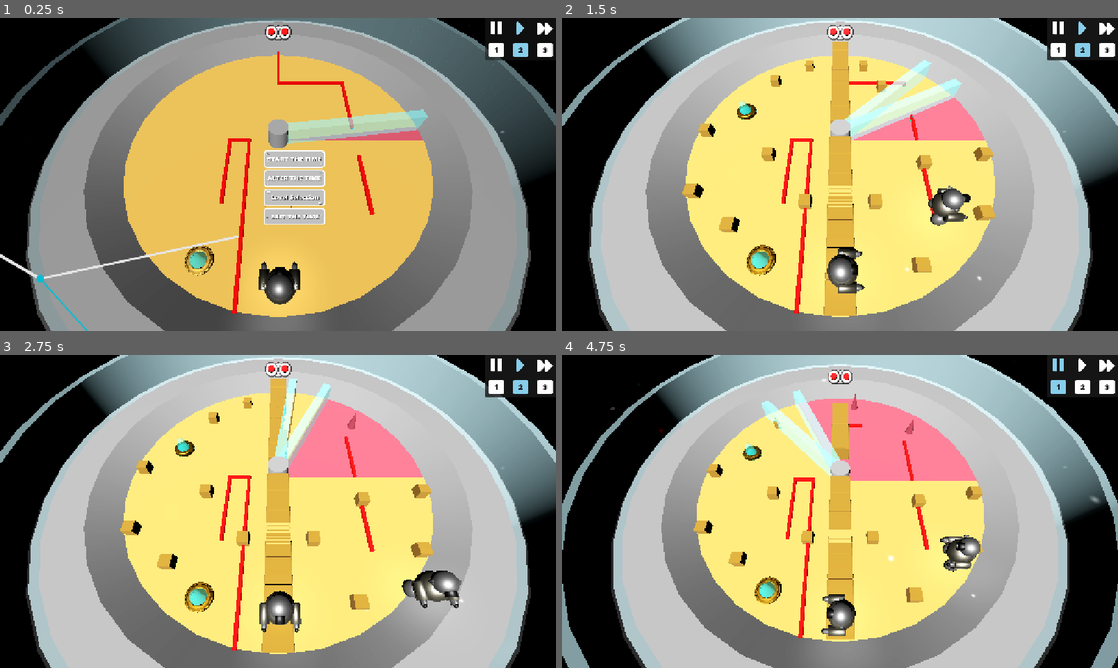
Above: before the commit, frames 1-4 (two rows, left to right).
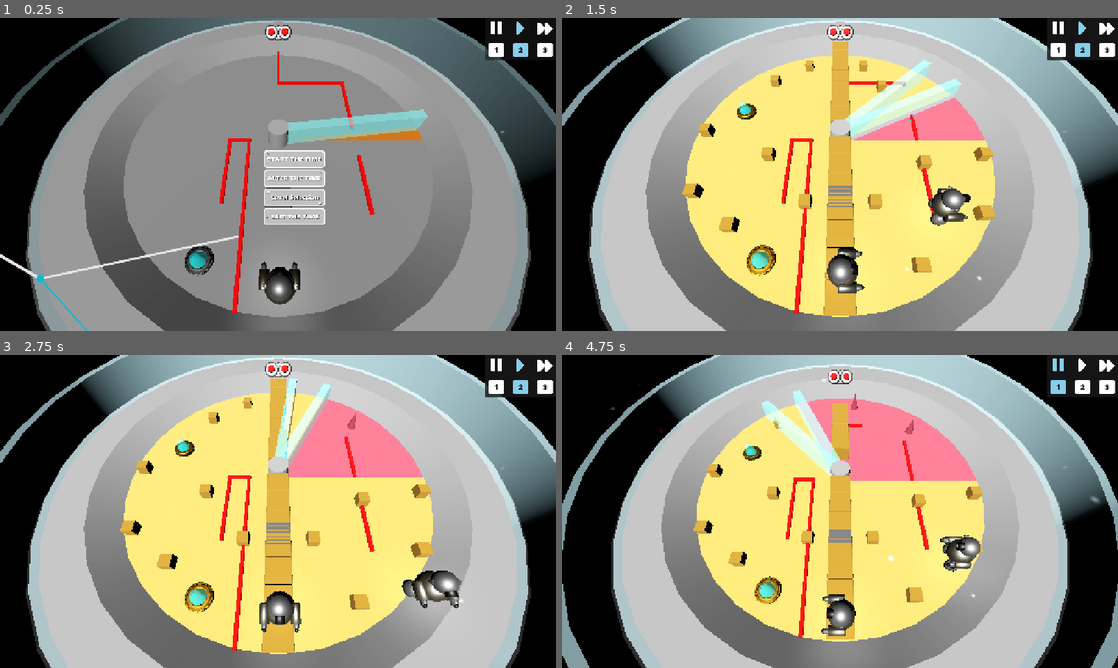
Above: after the commit, the same moments.

Repository: MisterIXI/gmtk25
Game: Godot game, scene res://scenes/levels/level_02.tscn
Two runs of this game, one before a commit and one after it. Both use one fixed random seed, a clock stepped at 60 frames per second and the inputs below. This scene is started directly instead of the project's main scene.
Inputs (mouse positions are in pixels of both pictures, inside the frame that each line leads up to):
- Up to frame 1 (0.25 s): no input
- Up to frame 2 (1.5 s): click (856, 158) at 0.5 s; tap Enter at 1.25 s; move the mouse to (962, 158) at 1.27 s; hold D (move_right) from 1.28 s (still down); hold E (interact) from 1.28 s (still down)
- Up to frame 3 (2.75 s): tap Space (jump) at 1.52, 2.27 s; move the mouse to (166, 527) at 2.02 s; release D (move_right) at 2.03 s; release E (interact) at 2.03 s; hold S (move_down) from 2.03 s (still down); tap E (interact) at 2.1 s
- Up to frame 4 (4.75 s): move the mouse to (895, 442) at 2.77 s; release S (move_down) at 2.78 s; hold D (move_right) 2.78-3.53 s; hold E (interact) 2.78-3.53 s; tap Mouse wheel up (zoom_in) at 2.85 s; move the mouse to (812, 574) at 3.52 s; hold W (move_up) 3.53-4.28 s; tap Mouse wheel down (zoom_out) at 3.6 s; tap Space (jump) at 3.77, 4.52 s; tap E (interact) at 3.8 s; move the mouse to (1006, 558) at 4.27 s; hold A (move_left) from 4.28 s (still down); hold E (interact) from 4.28 s (still down); tap 1 at 4.35 s

The runs differ from the first frame. In frame 1, 32% of the frame differs, in the area x 22-78%, y 11-96%; in frame 2, 0.2%; in frame 3, 0.2%; in frame 4, 0.2%.
Error in both runs: Invalid access to property or key 'activation_state_changed' on a base object of type 'null instance'. (res://scenes/Entities/Trigger_Door_Mechanic/trigger_doo…

Commit message:
level_04

Diff:
--- a/scenes/levels/level_02.tscn
+++ b/scenes/levels/level_02.tscn
@@ -21,6 +21,8 @@
 
 [node name="TimeWiper" parent="." node_paths=PackedStringArray("disks") instance=ExtResource("1_a3l5x")]
 disks = [NodePath("../Disk0"), NodePath("../Disk1"), NodePath("../Disk2"), NodePath("../Disk3")]
+colors = Array[Color]([Color(0.458824, 0.458824, 0.458824, 1), Color(0.748212, 0.389674, 0, 1), Color(0.453523, 0.131127, 1, 1), Color(3.65794e-06, 0.858525, 0.765585, 1), Color(1, 1, 1, 1)])
+object_colors = Array[Color]([Color(0.310617, 0.310617, 0.310617, 1), Color(0.470104, 0.235708, 1.44392e-07, 1), Color(0.301093, 0.000927672, 0.699477, 1), Color(5.10186e-06, 0.493463, 0.437663, 1), Color(0.347817, 0.347817, 0.347817, 1)])
 
 [node name="Disk0" parent="." instance=ExtResource("2_keemd")]
 
--- a/scenes/levels/level_03.tscn
+++ b/scenes/levels/level_03.tscn
@@ -15,6 +15,8 @@
 
 [node name="TimeWiper" parent="." node_paths=PackedStringArray("disks") instance=ExtResource("1_r8ojw")]
 disks = [NodePath("../Disk0"), NodePath("../Disk1"), NodePath("../Disk2")]
+colors = Array[Color]([Color(0.0941176, 0.784314, 0.215686, 1), Color(2.40654e-07, 0.45904, 0.565362, 1), Color(1, 0.467724, 0.544273, 1), Color(0.31161, 0.599529, 0.999995, 1), Color(0.388235, 0, 0.0352941, 1)])
+object_colors = Array[Color]([Color(0.0577807, 0.499544, 0.129227, 1), Color(0, 0.298851, 0.372041, 1), Color(0.646435, 0, 0.224135, 1), Color(0, 0.29435, 0.629931, 1), Color(0.260958, 7.21961e-07, 0.015664, 1)])
 
 [node name="Disk0" parent="." instance=ExtResource("2_1jnh5")]
 
--- /dev/null
+++ b/scenes/levels/level_04.tscn
@@ -0,0 +1,211 @@
+[gd_scene load_steps=13 format=3 uid="uid://diukqi3y4u8a5"]
+
+[ext_resource type="PackedScene" uid="uid://ckp18f4fg40ye" path="res://scenes/level_entities/special_entities/time_wiper.tscn" id="1_ypi4k"]
+[ext_resource type="PackedScene" uid="uid://7b1bpwywy5xq" path="res://scenes/level_entities/special_entities/level_disk.tscn" id="2_cw75u"]
+[ext_resource type="PackedScene" uid="uid://4pwh4u8tmwu8" path="res://scenes/Entities/portal/portal_base.tscn" id="3_gkpor"]
+[ext_resource type="PackedScene" uid="uid://c0f06ismxwadk" path="res://scenes/Entities/Trigger_Door_Mechanic/trigger_door_mechanic.tscn" id="4_a0uur"]
+[ext_resource type="PackedScene" uid="uid://cr4t270bjcvjj" path="res://scenes/level_entities/spike_decoration.tscn" id="5_gkpor"]
+[ext_resource type="PackedScene" uid="uid://dalxmm5xn4831" path="res://scenes/Entities/Camera/camera_game_scene.tscn" id="5_yy4na"]
+[ext_resource type="PackedScene" uid="uid://cs0rskk2e6xr5" path="res://scenes/Entities/Background/Skybox.tscn" id="6_07dqf"]
+[ext_resource type="PackedScene" uid="uid://ceyjhq5003btv" path="res://scenes/Entities/Player/player_main.tscn" id="6_a0uur"]
+[ext_resource type="PackedScene" uid="uid://75183rgob36g" path="res://scenes/level_entities/deco_sphere.tscn" id="7_yy4na"]
+[ext_resource type="PackedScene" uid="uid://di4hm0dac5sc5" path="res://scenes/level_entities/trigger_object.tscn" id="8_07dqf"]
+[ext_resource type="PackedScene" uid="uid://cu04utelbwhjk" path="res://scenes/level_entities/interacting_crate.tscn" id="9_07dqf"]
+[ext_resource type="PackedScene" uid="uid://bflp3dea0v8q4" path="res://scenes/level_entities/deco_cube.tscn" id="10_76vq8"]
+
+[node name="LevelPackage" type="Node3D"]
+
+[node name="TimeWiper" parent="." node_paths=PackedStringArray("disks") instance=ExtResource("1_ypi4k")]
+disks = [NodePath("../Disk0"), NodePath("../Disk1"), NodePath("../Disk2"), NodePath("../Disk3")]
+colors = Array[Color]([Color(0.929412, 1, 0.286275, 1), Color(0.819608, 1, 0.356863, 1), Color(1, 0.909804, 0.54902, 1), Color(1, 0.709804, 0.00392157, 1), Color(0.756863, 1, 0.188235, 1)])
+object_colors = Array[Color]([Color(0.490289, 0.53154, 9.62615e-07, 1), Color(0.451754, 0.576413, 1.92523e-06, 1), Color(0.598964, 0.504101, 0, 1), Color(0.611389, 0.427965, 6.73831e-07, 1), Color(0.396167, 0.53911, 0, 1)])
+
+[node name="Disk0" parent="." instance=ExtResource("2_cw75u")]
+
+[node name="Portal" parent="Disk0" node_paths=PackedStringArray("_door_mechanic") groups=["wipeable"] instance=ExtResource("3_gkpor")]
+transform = Transform3D(1, 0, 0, 0, 1, 0, 0, 0, 1, -8, 1, -4)
+_door_mechanic = NodePath("../Trigger_Door_Mechanic")
+portal_is_enabled = true
+
+[node name="Trigger_Door_Mechanic" parent="Disk0" node_paths=PackedStringArray("trigger_collection") instance=ExtResource("4_a0uur")]
+transform = Transform3D(0.3, 0, 0, 0, 0.172073, -0.245746, 0, 0.245746, 0.172073, 0, 2, -17)
+trigger_collection = [NodePath("../../Disk1/Trigger_Object"), NodePath("../../Disk2/Trigger_Object"), NodePath("../../Disk3/Trigger_Object")]
+
+[node name="SpikeDecoration" parent="Disk0" instance=ExtResource("5_gkpor")]
+transform = Transform3D(1, 0, 0, 0, 1, 0, 0, 0, 1, 0, 0, 2.9268)
+
+[node name="SpikeDecoration2" parent="Disk0" instance=ExtResource("5_gkpor")]
+transform = Transform3D(1, 0, 0, 0, 1, 0, 0, 0, 1, -4.6546, 0, 2.9268)
+
+[node name="SpikeDecoration3" parent="Disk0" instance=ExtResource("5_gkpor")]
+transform = Transform3D(1, 0, 0, 0, 1, 0, 0, 0, 1, -8.49153, 0, 2.9268)
+
+[node name="SpikeDecoration4" parent="Disk0" instance=ExtResource("5_gkpor")]
+transform = Transform3D(1, 0, 0, 0, 1, 0, 0, 0, 1, -12.5953, 0, 2.9268)
+
+[node name="SpikeDecoration5" parent="Disk0" instance=ExtResource("5_gkpor")]
+transform = Transform3D(1, 0, 0, 0, 1, 0, 0, 0, 1, 4.08061, 0, 2.9268)
+
+[node name="SpikeDecoration6" parent="Disk0" instance=ExtResource("5_gkpor")]
+transform = Transform3D(1, 0, 0, 0, 1, 0, 0, 0, 1, 7.44472, 0, 2.9268)
+
+[node name="SpikeDecoration7" parent="Disk0" instance=ExtResource("5_gkpor")]
+transform = Transform3D(1, 0, 0, 0, 1, 0, 0, 0, 1, 10.3655, 0, 2.9268)
+
+[node name="SpikeDecoration8" parent="Disk0" instance=ExtResource("5_gkpor")]
+transform = Transform3D(1, 0, 0, 0, 1, 0, 0, 0, 1, 12.7095, 0, 2.9268)
+
+[node name="SpikeDecoration9" parent="Disk0" instance=ExtResource("5_gkpor")]
+transform = Transform3D(1, 0, 0, 0, 1, 0, 0, 0, 1, 12.7095, 0, 5.9268)
+
+[node name="SpikeDecoration10" parent="Disk0" instance=ExtResource("5_gkpor")]
+transform = Transform3D(1, 0, 0, 0, 1, 0, 0, 0, 1, 8.70945, 0, 5.9268)
+
+[node name="SpikeDecoration11" parent="Disk0" instance=ExtResource("5_gkpor")]
+transform = Transform3D(1, 0, 0, 0, 1, 0, 0, 0, 1, 4.17113, 0, 5.9268)
+
+[node name="SpikeDecoration12" parent="Disk0" instance=ExtResource("5_gkpor")]
+transform = Transform3D(1, 0, 0, 0, 1, 0, 0, 0, 1, -0.0261922, 0, 5.9268)
+
+[node name="SpikeDecoration13" parent="Disk0" instance=ExtResource("5_gkpor")]
+transform = Transform3D(1, 0, 0, 0, 1, 0, 0, 0, 1, -5.36385, 0, 5.9268)
+
+[node name="SpikeDecoration14" parent="Disk0" instance=ExtResource("5_gkpor")]
+transform = Transform3D(1, 0, 0, 0, 1, 0, 0, 0, 1, -9.34673, 0, 5.9268)
+
+[node name="SpikeDecoration15" parent="Disk0" instance=ExtResource("5_gkpor")]
+transform = Transform3D(1, 0, 0, 0, 1, 0, 0, 0, 1, -12.5028, 0, 5.9268)
+
+[node name="SpikeDecoration16" parent="Disk0" instance=ExtResource("5_gkpor")]
+transform = Transform3D(1, 0, 0, 0, 1, 0, 0, 0, 1, -9.48968, 0, 9.14955)
+
+[node name="SpikeDecoration17" parent="Disk0" instance=ExtResource("5_gkpor")]
+transform = Transform3D(1, 0, 0, 0, 1, 0, 0, 0, 1, -6.53981, 0, 9.14955)
+
+[node name="SpikeDecoration18" parent="Disk0" instance=ExtResource("5_gkpor")]
+transform = Transform3D(1, 0, 0, 0, 1, 0, 0, 0, 1, -2.07151, 0, 9.14955)
+
+[node name="SpikeDecoration19" parent="Disk0" instance=ExtResource("5_gkpor")]
+transform = Transform3D(1, 0, 0, 0, 1, 0, 0, 0, 1, 2.7131, 0, 9.14955)
+
+[node name="SpikeDecoration20" parent="Disk0" instance=ExtResource("5_gkpor")]
+transform = Transform3D(1, 0, 0, 0, 1, 0, 0, 0, 1, 6.29015, 0, 9.14955)
+
+[node name="SpikeDecoration21" parent="Disk0" instance=ExtResource("5_gkpor")]
+transform = Transform3D(1, 0, 0, 0, 1, 0, 0, 0, 1, 9.04603, 0, 9.14955)
+
+[node name="SpikeDecoration22" parent="Disk0" instance=ExtResource("5_gkpor")]
+transform = Transform3D(1, 0, 0, 0, 1, 0, 0, 0, 1, 11.3678, 0, 9.14955)
+
+[node name="SpikeDecoration23" parent="Disk0" instance=ExtResource("5_gkpor")]
+transform = Transform3D(1, 0, 0, 0, 1, 0, 0, 0, 1, 7.33127, 0, 11.9005)
+
+[node name="SpikeDecoration24" parent="Disk0" instance=ExtResource("5_gkpor")]
+transform = Transform3D(1, 0, 0, 0, 1, 0, 0, 0, 1, 3.08098, 0, 11.9005)
+
+[node name="SpikeDecoration25" parent="Disk0" instance=ExtResource("5_gkpor")]
+transform = Transform3D(1, 0, 0, 0, 1, 0, 0, 0, 1, -0.579993, 0, 11.9005)
+
+[node name="SpikeDecoration26" parent="Disk0" instance=ExtResource("5_gkpor")]
+transform = Transform3D(1, 0, 0, 0, 1, 0, 0, 0, 1, -4.75477, 0, 11.9005)
+
+[node name="SpikeDecoration27" parent="Disk0" instance=ExtResource("5_gkpor")]
+transform = Transform3D(1, 0, 0, 0, 1, 0, 0, 0, 1, -7.22257, 0, 11.9005)
+
+[node name="SpikeDecoration28" parent="Disk0" instance=ExtResource("5_gkpor")]
+transform = Transform3D(1, 0, 0, 0, 1, 0, 0, 0, 1, -7.22257, 0, 11.9005)
+
+[node name="Robo_Chan" parent="Disk0" instance=ExtResource("6_a0uur")]
+transform = Transform3D(1, 0, 0, 0, 1, 0, 0, 0, 1, 0, 0, 14.1148)
+
+[node name="Disk1" parent="." instance=ExtResource("2_cw75u")]
+transform = Transform3D(1, 0, 0, 0, 1, 0, 0, 0, 1, 119.415, 0, 0)
+disk_id = 1
+
+[node name="DecoSphere" parent="Disk1" instance=ExtResource("7_yy4na")]
+transform = Transform3D(1, 0, 0, 0, 1, 0, 0, 0, 1, 0, 0, -5.45517)
+
+[node name="DecoSphere2" parent="Disk1" instance=ExtResource("7_yy4na")]
+transform = Transform3D(1, 0, 0, 0, 1, 0, 0, 0, 1, -4, 0, -5.45517)
+
+[node name="DecoSphere3" parent="Disk1" instance=ExtResource("7_yy4na")]
+transform = Transform3D(1, 0, 0, 0, 1, 0, 0, 0, 1, -8, 0, -5.45517)
+
+[node name="DecoSphere4" parent="Disk1" instance=ExtResource("7_yy4na")]
+transform = Transform3D(1, 0, 0, 0, 1, 0, 0, 0, 1, -12, 0, -5.45517)
+
+[node name="DecoSphere5" parent="Disk1" instance=ExtResource("7_yy4na")]
+transform = Transform3D(1, 0, 0, 0, 1, 0, 0, 0, 1, -12, 0, -5.45517)
+
+[node name="Trigger_Object" parent="Disk1" groups=["wipeable"] instance=ExtResource("8_07dqf")]
+transform = Transform3D(1, 0, 0, 0, 1, 0, 0, 0, 1, -2, 0, 13)
+
+[node name="Interacting_Crate" parent="Disk1" groups=["wipeable"] instance=ExtResource("9_07dqf")]
+transform = Transform3D(1, 0, 0, 0, 1, 0, 0, 0, 1, -5.39684, 0, 12.3415)
+
+[node name="Disk2" parent="." instance=ExtResource("2_cw75u")]
+transform = Transform3D(1, 0, 0, 0, 1, 0, 0, 0, 1, 204.644, 0, 0)
+disk_id = 2
+
+[node name="Interacting_Crate" parent="Disk2" groups=["wipeable"] instance=ExtResource("9_07dqf")]
+transform = Transform3D(1, 0, 0, 0, 1, 0, 0, 0, 1, -7.91623, 0, 0)
+
+[node name="Trigger_Object" parent="Disk2" groups=["wipeable"] instance=ExtResource("8_07dqf")]
+transform = Transform3D(1, 0, 0, 0, 1, 0, 0, 0, 1, -11, 0, 0)
+
+[node name="DecoCube" parent="Disk2" instance=ExtResource("10_76vq8")]
+transform = Transform3D(1, 0, 0, 0, 1, 0, 0, 0, 1, -12.2142, 0, 5.02796)
+
+[node name="DecoCube2" parent="Disk2" instance=ExtResource("10_76vq8")]
+transform = Transform3D(1, 0, 0, 0, 1, 0, 0, 0, 1, -9.21422, 0, 5.02796)
+
+[node name="DecoCube3" parent="Disk2" instance=ExtResource("10_76vq8")]
+transform = Transform3D(1, 0, 0, 0, 1, 0, 0, 0, 1, -6.21422, 0, 5.02796)
+
+[node name="DecoCube4" parent="Disk2" instance=ExtResource("10_76vq8")]
+transform = Transform3D(1, 0, 0, 0, 1, 0, 0, 0, 1, -3.21422, 0, 5.02796)
+
+[node name="DecoCube5" parent="Disk2" instance=ExtResource("10_76vq8")]
+transform = Transform3D(1, 0, 0, 0, 1, 0, 0, 0, 1, -3.21422, 0, 2.02796)
+
+[node name="DecoCube6" parent="Disk2" instance=ExtResource("10_76vq8")]
+transform = Transform3D(1, 0, 0, 0, 1, 0, 0, 0, 1, -3.21422, 0, -1.97204)
+
+[node name="DecoCube7" parent="Disk2" instance=ExtResource("10_76vq8")]
+transform = Transform3D(1, 0, 0, 0, 1, 0, 0, 0, 1, -3.21422, 0, -5.4311)
+
+[node name="Disk3" parent="." instance=ExtResource("2_cw75u")]
+transform = Transform3D(1, 0, 0, 0, 1, 0, 0, 0, 1, 310.849, 0, 0)
+disk_id = 3
+
+[node name="Interacting_Crate" parent="Disk3" groups=["wipeable"] instance=ExtResource("9_07dqf")]
+transform = Transform3D(1, 0, 0, 0, 1, 0, 0, 0, 1, 13.2925, 0, 2.2695)
+
+[node name="Trigger_Object" parent="Disk3" groups=["wipeable"] instance=ExtResource("8_07dqf")]
+transform = Transform3D(1, 0, 0, 0, 1, 0, 0, 0, 1, 9.66486, 0, 2.41547)
+
+[node name="DecoCube" parent="Disk3" instance=ExtResource("10_76vq8")]
+transform = Transform3D(1, 0, 0, 0, 1, 0, 0, 0, 1, 6, 0, 2)
+
+[node name="DecoCube2" parent="Disk3" instance=ExtResource("10_76vq8")]
+transform = Transform3D(1, 0, 0, 0, 1, 0, 0, 0, 1, 6, 0, 5)
+
+[node name="DecoCube3" parent="Disk3" instance=ExtResource("10_76vq8")]
+transform = Transform3D(1, 0, 0, 0, 1, 0, 0, 0, 1, 6, 0, 8)
+
+[node name="DecoCube4" parent="Disk3" instance=ExtResource("10_76vq8")]
+transform = Transform3D(1, 0, 0, 0, 1, 0, 0, 0, 1, 6, 0, 11)
+
+[node name="DecoCube5" parent="Disk3" instance=ExtResource("10_76vq8")]
+transform = Transform3D(1, 0, 0, 0, 1, 0, 0, 0, 1, 8, 0, 11)
+
+[node name="DecoCube6" parent="Disk3" instance=ExtResource("10_76vq8")]
+transform = Transform3D(1, 0, 0, 0, 1, 0, 0, 0, 1, 8, 0, 11)
+
+[node name="DirectionalLight3D" type="DirectionalLight3D" parent="."]
+transform = Transform3D(0.923404, 0.331038, -0.194264, -0.040033, 0.586425, 0.809014, 0.381736, -0.73927, 0.55476, -4.13683, 5.00266, 0)
+
+[node name="Camera3D" parent="." instance=ExtResource("5_yy4na")]
+transform = Transform3D(1, 0, 0, 0, 0.485283, 0.874357, 0, -0.874357, 0.485283, 0, 17, 13.5)
+
+[node name="Skybox" parent="." instance=ExtResource("6_07dqf")]
Not shown: 1 places in scenes/levels/level_02.tscn that only renumber resources
